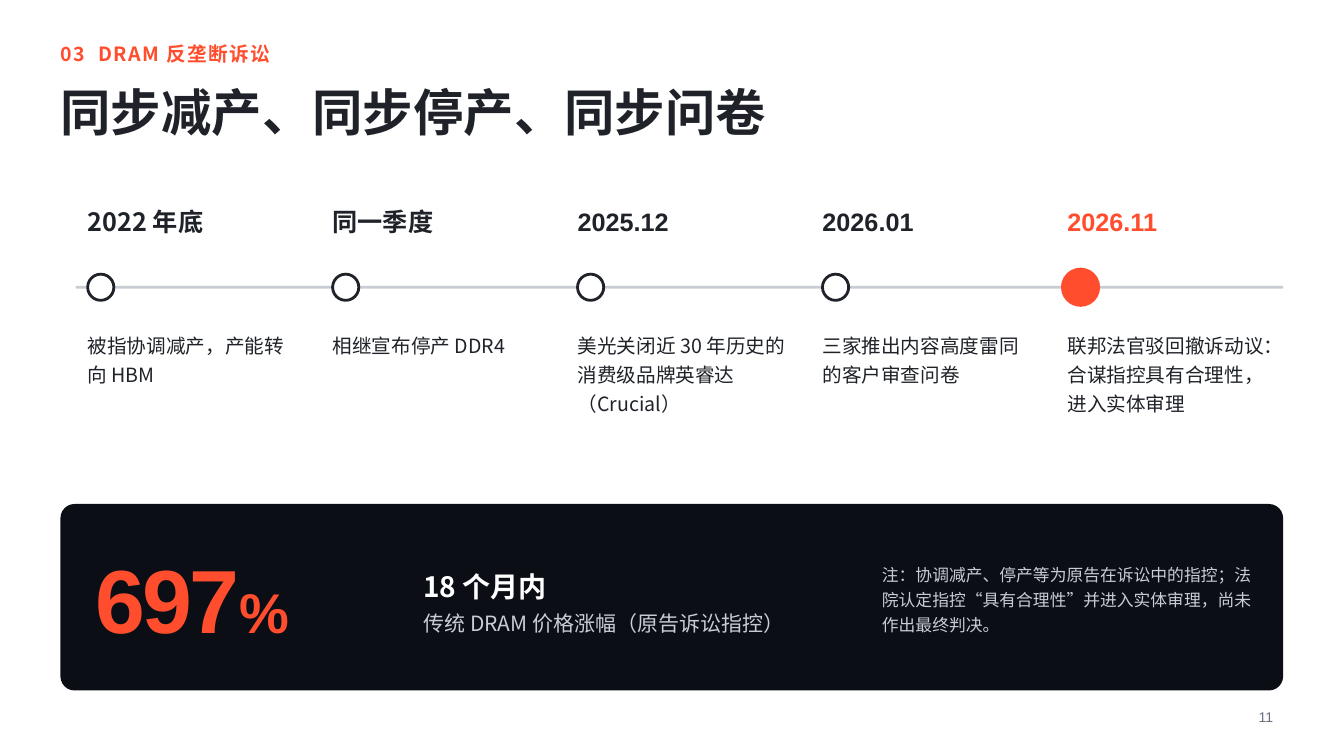
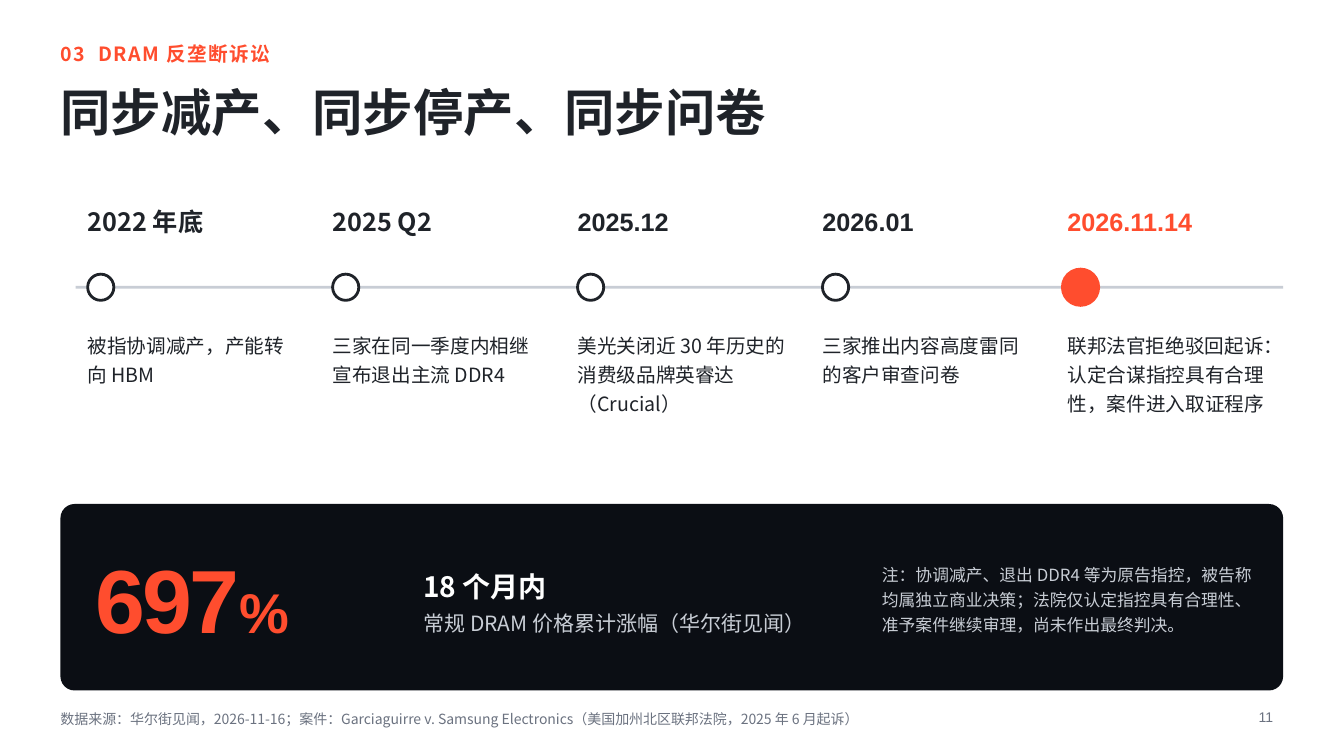
Before and after one commit to 1760139151lkh-ctrl/ppt-document, a slide deck: slide 11 of AI涨价的冷逻辑.pptx. Drawn at 1344x756 pixels with LibreOffice and Linux fonts; fonts in the diff are those of the drawing. Boxes give left, top, right and bottom in pixels: in the first picture for what was removed or moved away, otherwise in the second. Text is boxed around its words. In the diff, an @@ line names an element or a change of style, - is before the commit and + after.

```diff
--- a/AI涨价的冷逻辑.pptx
+++ b/AI涨价的冷逻辑.pptx
@@ text at (333, 212, 432, 236): text changed @@
-同一季度
+2025 Q2
@@ text at (1067, 213, 1192, 232): text changed @@
-2026.11
+2026.11.14
@@ text at (333, 336, 529, 384): text changed @@
-相继宣布停产 DDR4
+三家在同一季度内相继宣布退出主流 DDR4
@@ text at (1067, 336, 1283, 413): text changed @@
-联邦法官驳回撤诉动议：合谋指控具有合理性，进入实体审理
+联邦法官拒绝驳回起诉：认定合谋指控具有合理性，案件进入取证程序
@@ text at (882, 567, 1252, 609): text changed @@
-注：协调减产、停产等为原告在诉讼中的指控；法院认定指控“具有合理性”并进入实体审理，尚未作出最终判决。
+注：协调减产、退出 DDR4 等为原告指控，被告称均属独立商业决策；法院仅认定指控具有合理性、准予案件继续审理，尚未作出最终判决。
@@ text at (423, 613, 805, 633): text changed @@
-传统 DRAM 价格涨幅（原告诉讼指控）
+常规 DRAM 价格累计涨幅（华尔街见闻）
@@ text added at (60, 712, 859, 728), 10 pt, text #6B7280 @@
+数据来源：华尔街见闻，2026-11-16；案件：Garciaguirre v. Samsung Electronics（美国加州北区联邦法院，2025 年 6 月起诉）
```
Also in this commit, not shown: 12 other slides changed, 1 slide added, 1 other file.
